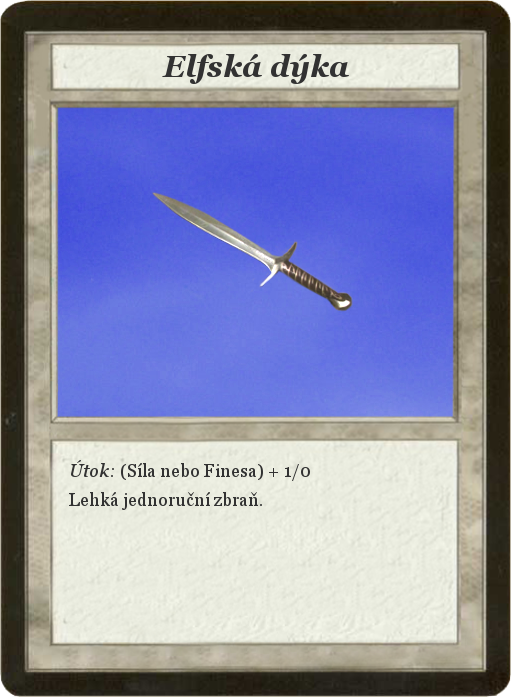
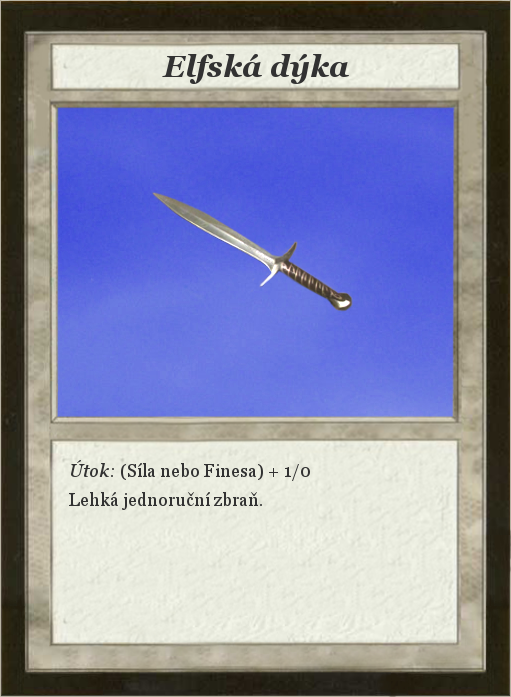
Revision of a layered (511, 697) image; what changed, layer by layer:
painted on "Card" over [0, 0, 511, 697]
